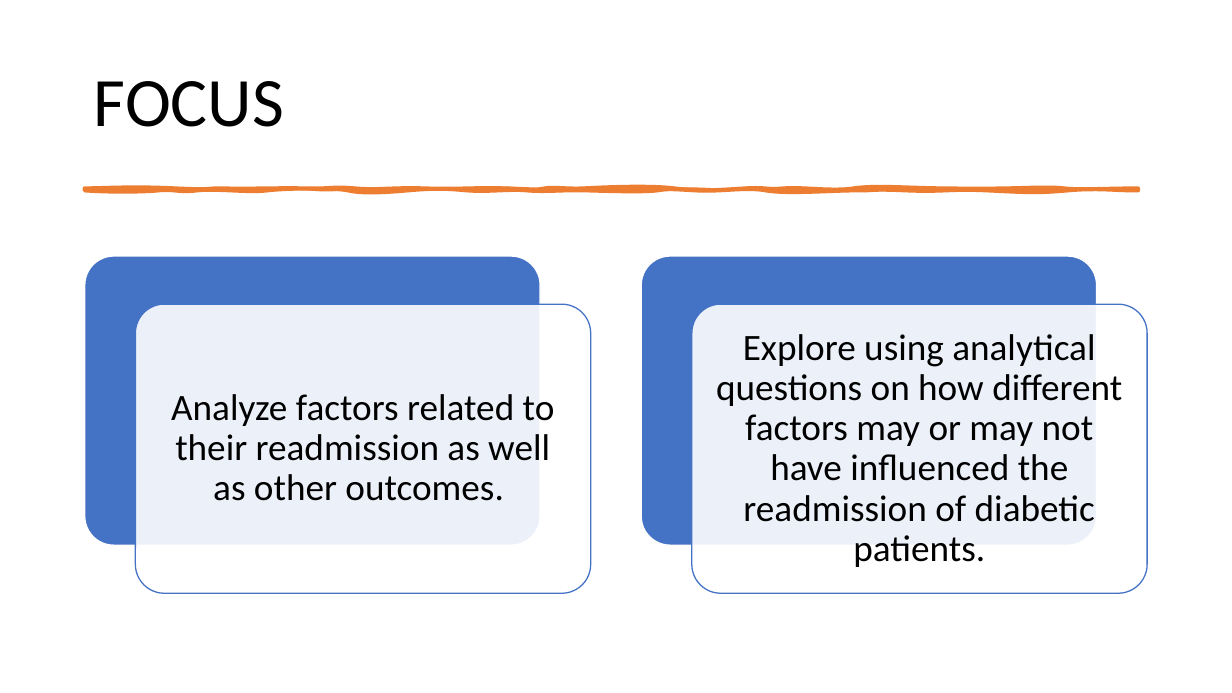
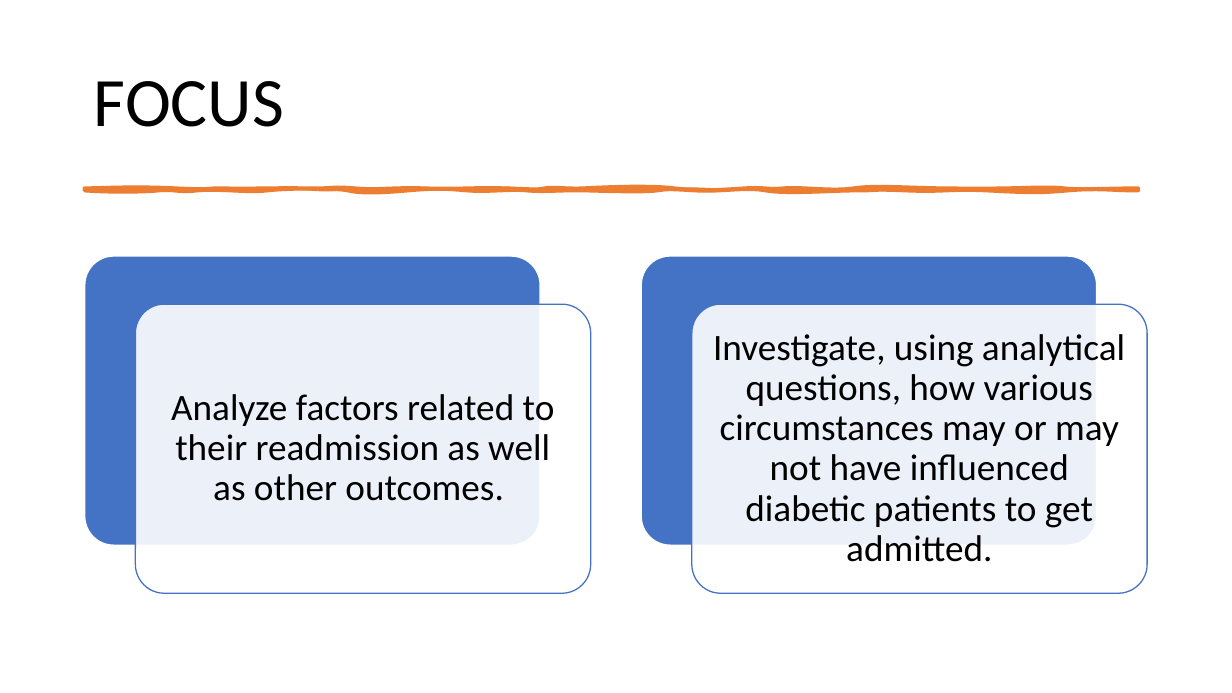
Before and after one commit to Thomas-George-T/Diabetic-Readmission-Exploration, a slide deck: slide 4 of Diabetic Readmission Exploration.pptx. Drawn at 1232x693 pixels with LibreOffice and Linux fonts; fonts in the diff are those of the drawing. Boxes give left, top, right and bottom in pixels: in the first picture for what was removed or moved away, otherwise in the second. Text is boxed around its words. In the diff, an @@ line names an element or a change of style, - is before the commit and + after.

Commit message:
Reworded Questions

```diff
--- a/Diabetic Readmission Exploration.pptx
+++ b/Diabetic Readmission Exploration.pptx
@@ text at <box>713,334,1125,562</box>: text changed @@
-Explore using analytical questions on how different factors may or may not have influenced the readmission of diabetic patients.
+Investigate, using analytical questions, how various circumstances may or may not have influenced diabetic patients to get admitted.
```
Also in this commit, not shown: 7 other slides changed, 1 other file.
